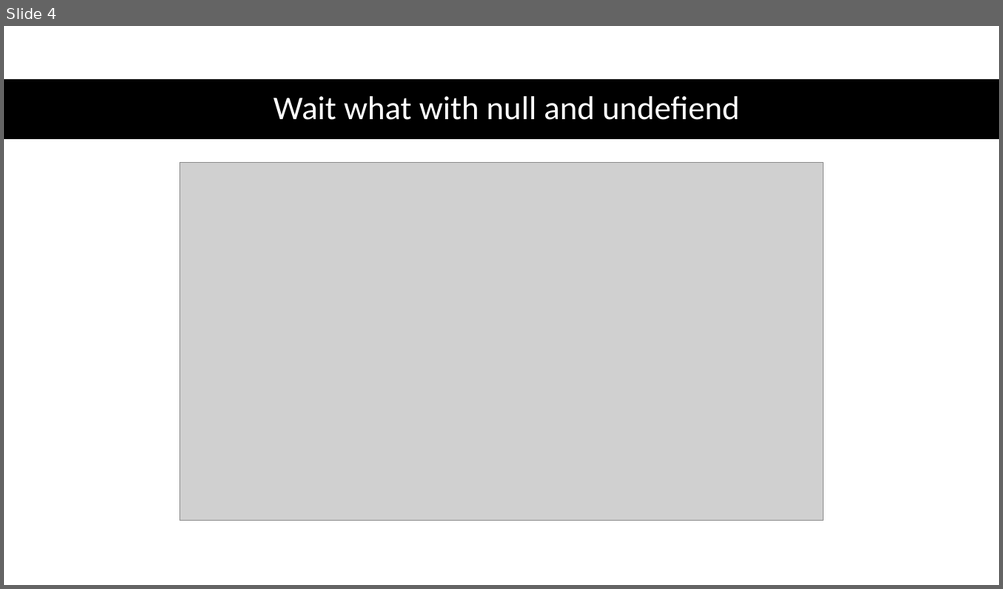
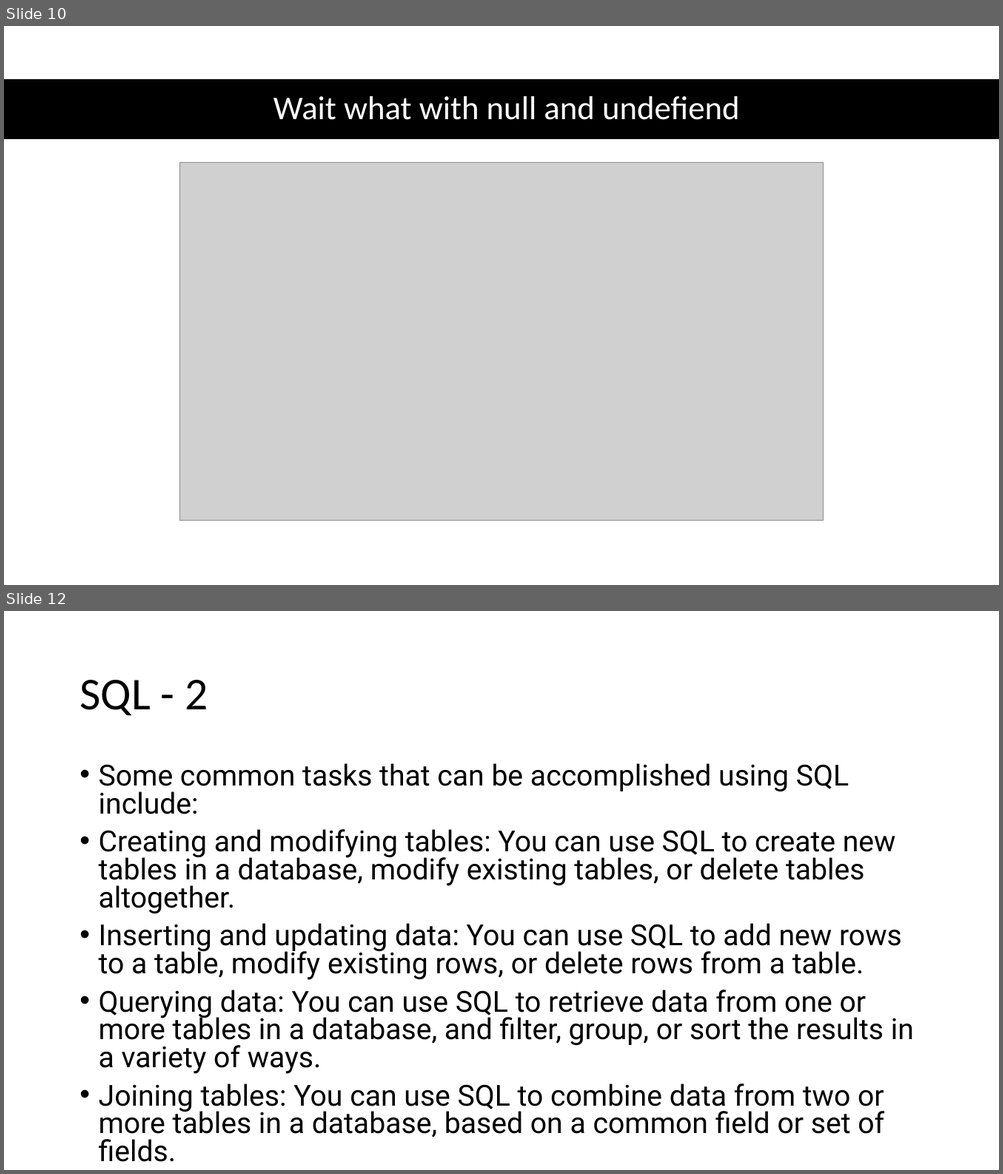
Before and after one commit to 1shaked/full-stack, a slide deck: 17ass/17ass.pptx. Shown one above the other, each under a label of ours: slide 4 before the commit, slides 10 and 12 after it; the slides between them are not shown. The pictures are 1003x589 and 1003x1174 pixels, drawn with LibreOffice and Linux fonts; fonts in the diff are those of the drawing; grey boxes stand for pictures. Boxes give left, top, right and bottom in pixels: in the first picture for what was removed or moved away, otherwise in the second. Text is boxed around its words. In the diff, an @@ line names an element or a change of style, - is before the commit and + after.

```diff
--- a/17ass/17ass.pptx
+++ b/17ass/17ass.pptx
@@ slide 12 added at (x1=4, y1=611, x2=999, y2=1170), background #FFFFFF @@
@@ title added at (x1=79, y1=680, x2=208, y2=715), 44 pt, text #000000 @@
+SQL - 2
@@ text added at (x1=99, y1=763, x2=913, y2=1162), 28 pt, text #000000 @@
+• Some common tasks that can be accomplished using SQL include:
+• Creating and modifying tables: You can use SQL to create new tables in a database, modify existing tables, or delete tables altogether.
+• Inserting and updating data: You can use SQL to add new rows to a table, modify existing rows, or delete rows from a table.
+• Querying data: You can use SQL to retrieve data from one or more tables in a database, and filter, group, or sort the results in a variety of ways.
+• Joining tables: You can use SQL to combine data from two or more tables in a database, based on a common field or set of fields.
@@ what was slide 4 is now slide 10 @@
```
Also in this commit, not shown: 15 other slides added, 28 other files.
